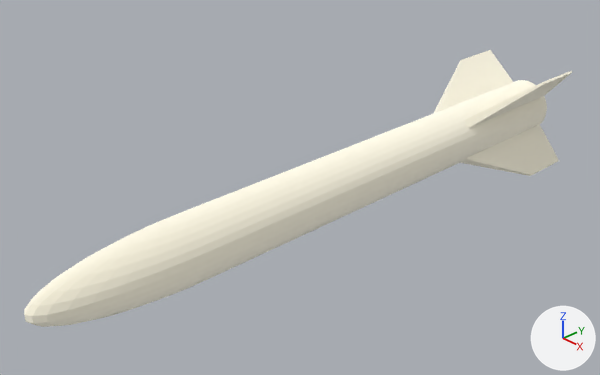
Before and after pictures for a commit that changed the Blender file packages/weapon/projectile/ground_missile_1/ground_missile_1.blend.
Before and after are seen from a 50 mm camera at (0.416, -0.45, 0.292) aimed at (-0.019, -0.042, -0.002). Lighting does not change. The marker at lower right points along +X, +Y and +Z. The older version comes first.

The older version as bpy lines, for what is in view:
```python
mat_material = principled_material('Material')
mat_material.base_color = (1.0, 0.965, 0.831)  # white #fffbeb
mat_material.roughness = 1.0
mat_material.diffuse_roughness = 1.0
me_kugel = bpy.data.meshes.new('Kugel')
me_kugel.from_pydata(...)  # 271 vertices, 271 faces; spans x -1.0..1.0, y -11.5..9.9, z -1.0..1.0
me_kugel.materials.append(mat_material)  # white #fffbeb
me_würfel = bpy.data.meshes.new('Würfel')
me_würfel.from_pydata(...)  # 12 vertices, 10 faces; spans x -0.01..0.01, y -0.1..0.2, z -0.01..0.1
me_würfel.materials.append(mat_material)  # white #fffbeb
ob_base = bpy.data.objects.new('base', me_kugel)
ob_base.parent = ob_empty
ob_base.location = (0.0, 0.0, 0.0)
ob_base.scale = (0.05, 0.05, 0.05)
ob_würfel = bpy.data.objects.new('Würfel', me_würfel)
ob_würfel.parent = ob_leer
ob_würfel.location = (0.0, 0.0, 0.05)
ob_würfel.scale = (0.8, 0.8, 0.8)
ob_würfel_001 = bpy.data.objects.new('Würfel.001', me_würfel)
ob_würfel_001.parent = ob_leer
ob_würfel_001.location = (0.05, 0.0, 0.0)
ob_würfel_001.rotation_euler = (0.0, 1.571, 0.0)  # degrees (0, 90, 0)
ob_würfel_001.scale = (0.8, 0.8, 0.8)
ob_würfel_002 = bpy.data.objects.new('Würfel.002', me_würfel)
ob_würfel_002.parent = ob_leer
ob_würfel_002.location = (-0.05, 0.0, 0.0)
ob_würfel_002.rotation_euler = (0.0, -1.571, 0.0)  # degrees (0, -90, 0)
ob_würfel_002.scale = (0.8, 0.8, 0.8)
```
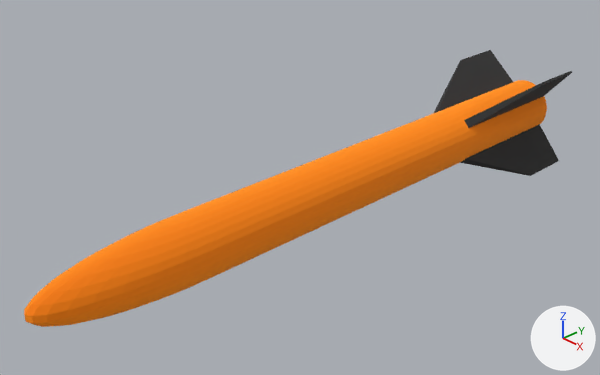
The change in detail:
Material 'Material' (mat_material) changes colour from white #fffbeb to orange #ff9000; in linear values from (1.0, 0.965, 0.831) to (1.0, 0.279, 0.0).
Material 'Material.001' (mat_material_001) is new.
Its base color is (0.0331, 0.0331, 0.0331) (dark grey #333333).
Its roughness is 1.0.
me_würfel has 12 vertices, 10 faces and spans x -0.01..0.01, y -0.1..0.2, z -0.01..0.1.
me_würfel no longer uses material mat_material (white #fffbeb).
me_würfel gains material mat_material_001 (dark grey #333333).

What differs and where, as boxes (x1, y1, x2, y2) in the pictures (600 x 375 px):
'base', recoloured (white to orange)
    both: (24, 80, 547, 327)
'Würfel.001', recoloured (white to dark grey)
    both: (460, 124, 559, 176)
'Würfel.002', recoloured (white to dark grey)
    both: (434, 50, 513, 113)
'Würfel', recoloured (white to dark grey)
    both: (464, 71, 572, 128)
